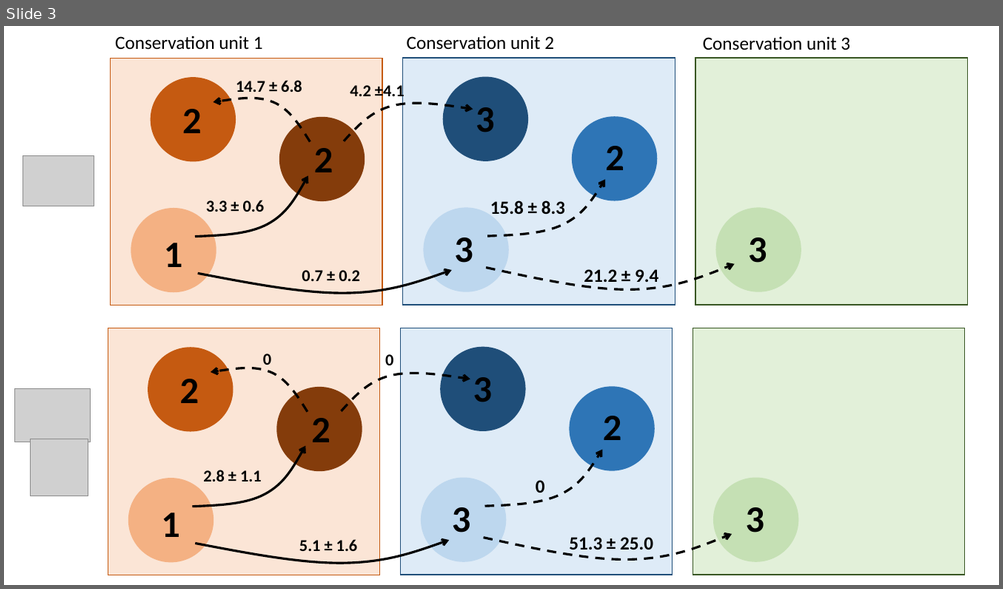
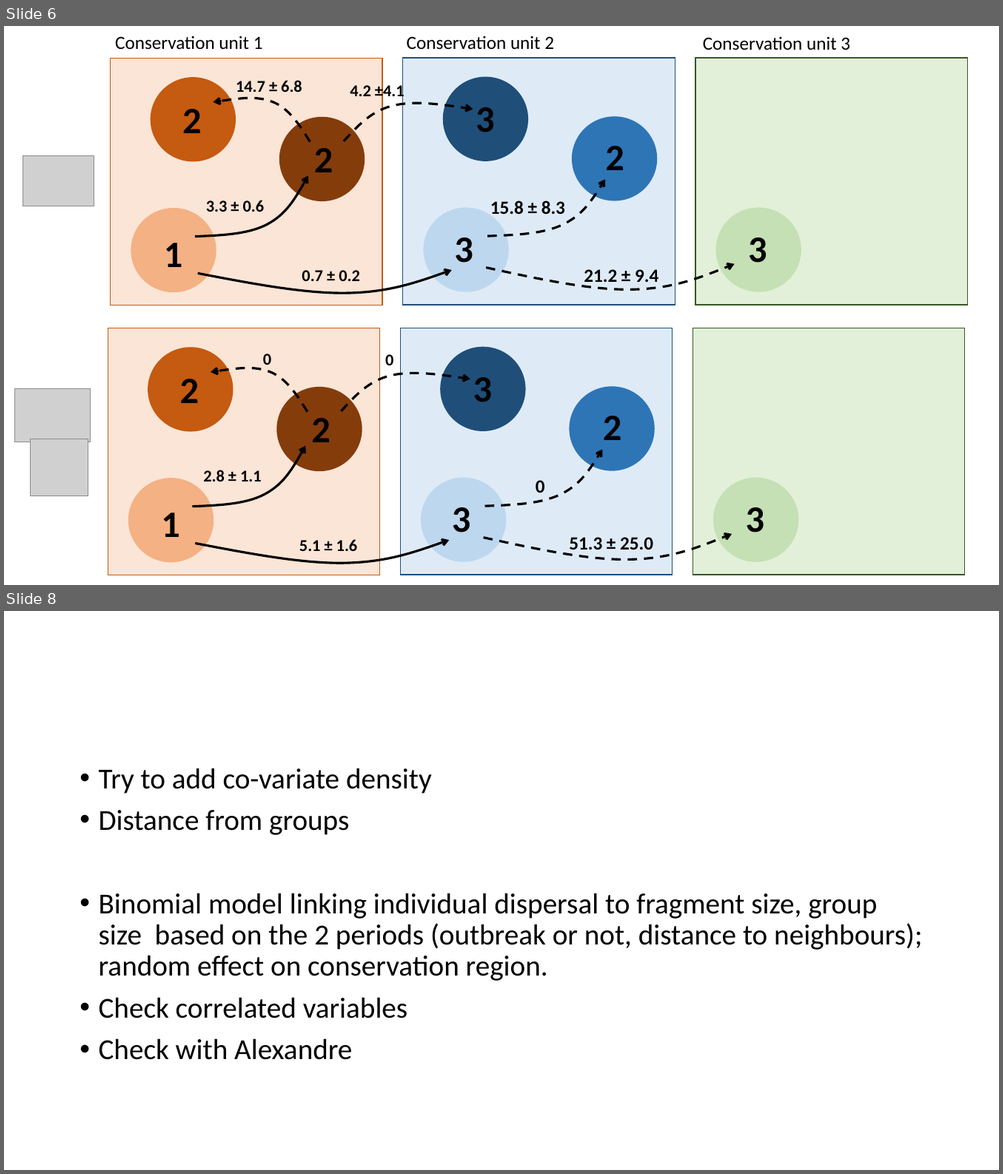
Before and after one commit to auponchon/GoldenLionTamarins, a slide deck: outputs/Figure_dispersal_probas.pptx. Shown one above the other, each under a label of ours: slide 3 before the commit, slides 6 and 8 after it; the slides between them are not shown. The pictures are 1003x589 and 1003x1174 pixels, drawn with LibreOffice and Linux fonts; fonts in the diff are those of the drawing; grey boxes stand for pictures. Boxes give left, top, right and bottom in pixels: in the first picture for what was removed or moved away, otherwise in the second. Text is boxed around its words. In the diff, an @@ line names an element or a change of style, - is before the commit and + after.

Commit message:
Groupe size & distance

```diff
--- a/outputs/Figure_dispersal_probas.pptx
+++ b/outputs/Figure_dispersal_probas.pptx
@@ slide 8 added at bbox=[4, 611, 999, 1170], background #FFFFFF @@
@@ text added at bbox=[99, 768, 922, 1060], 28 pt, text #000000 @@
+• Try to add co-variate density
+• Distance from groups
+• Binomial model linking individual dispersal to fragment size, group size based on the 2 periods (outbreak or not, distance to neighbours); random effect on conservation region.
+• Check correlated variables
+• Check with Alexandre
@@ what was slide 3 is now slide 6 @@
```
Also in this commit, not shown: 1 slide changed, 5 other slides added, 5 other files.
